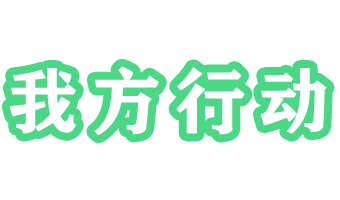
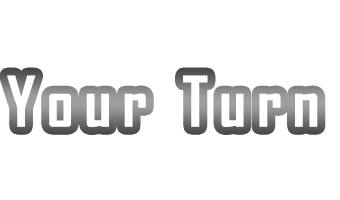
Layer changes from the first 340x200 image to the second:
renamed "我方行动" to "Your Turn", painted on it over box(7, 66, 327, 136)
